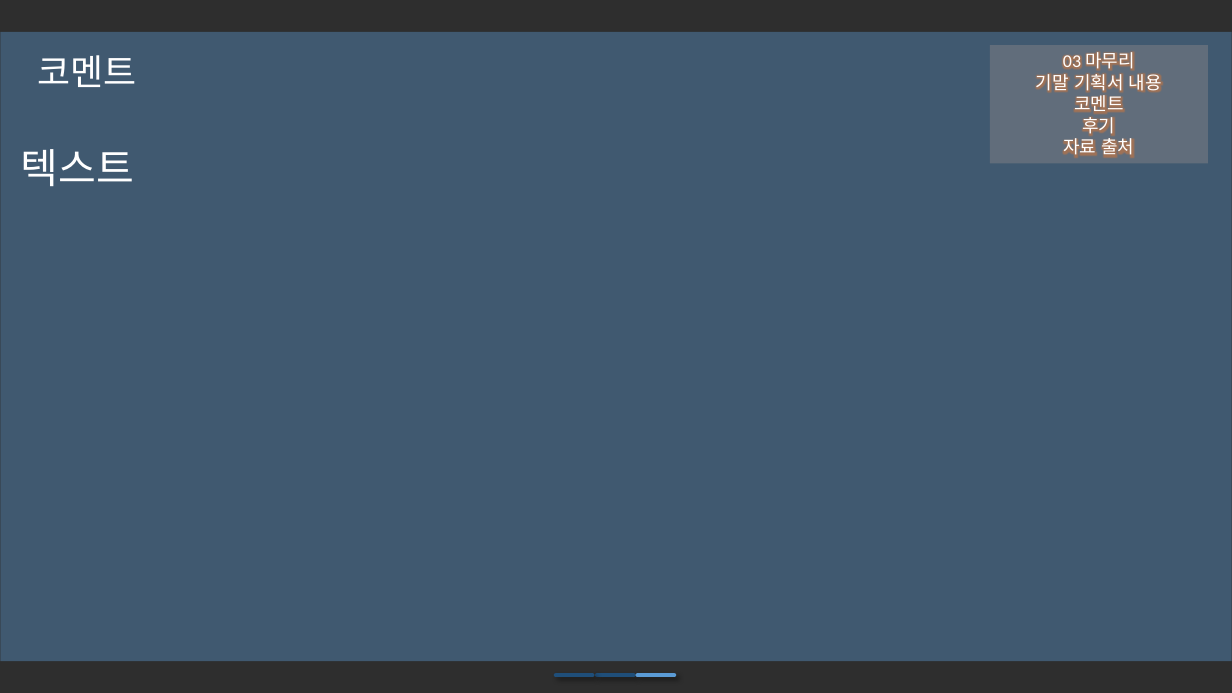
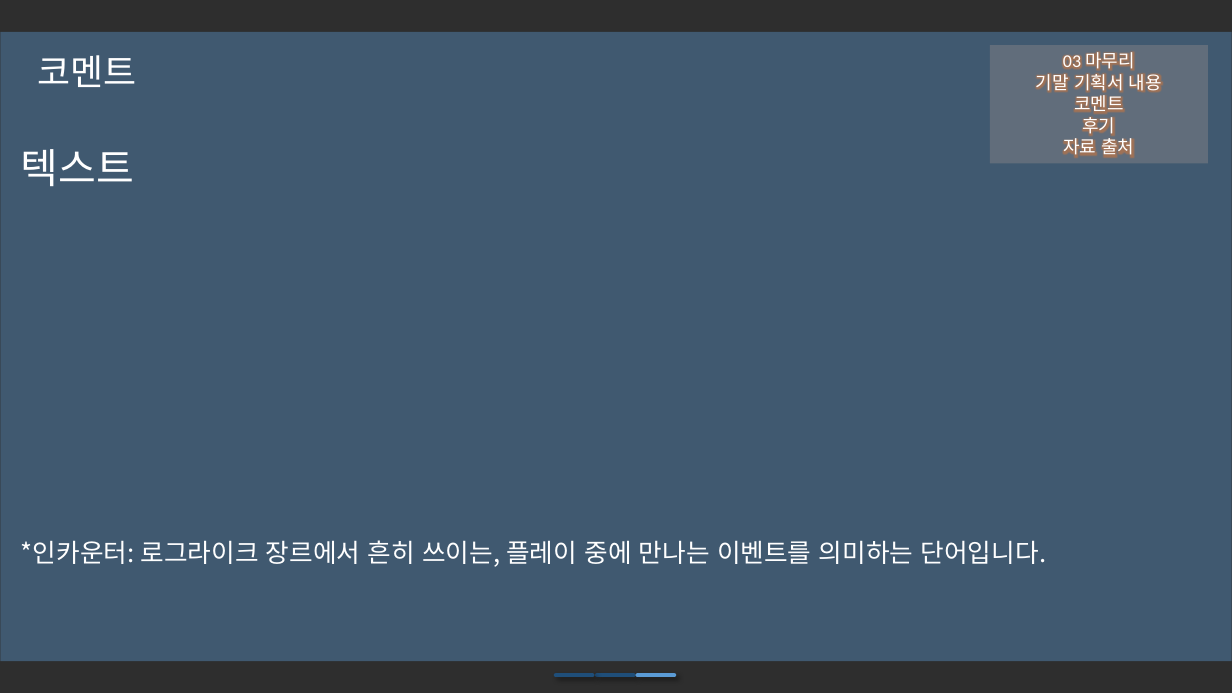
Before and after one commit to iconstudio/2017-Platformer, a slide deck: slide 16 of slides/Cosmos_20171105.pptx (slide 15 before the commit). Drawn at 1232x693 pixels with LibreOffice and Linux fonts; fonts in the diff are those of the drawing; background and template pictures are left out; a plain dark background stands for a picture behind light text. Boxes give left, top, right and bottom in pixels: in the first picture for what was removed or moved away, otherwise in the second. Text is boxed around its words. In the diff, an @@ line names an element or a change of style, - is before the commit and + after.

```diff
--- a/slides/Cosmos_20171105.pptx
+++ b/slides/Cosmos_20171105.pptx
@@ text at (21, 540, 1047, 567): paragraph added @@
+*인카운터: 로그라이크 장르에서 흔히 쓰이는, 플레이 중에 만나는 이벤트를 의미하는 단어입니다.
```
Also in this commit, not shown: 4 other slides changed, 1 slide added, 1 other file.
